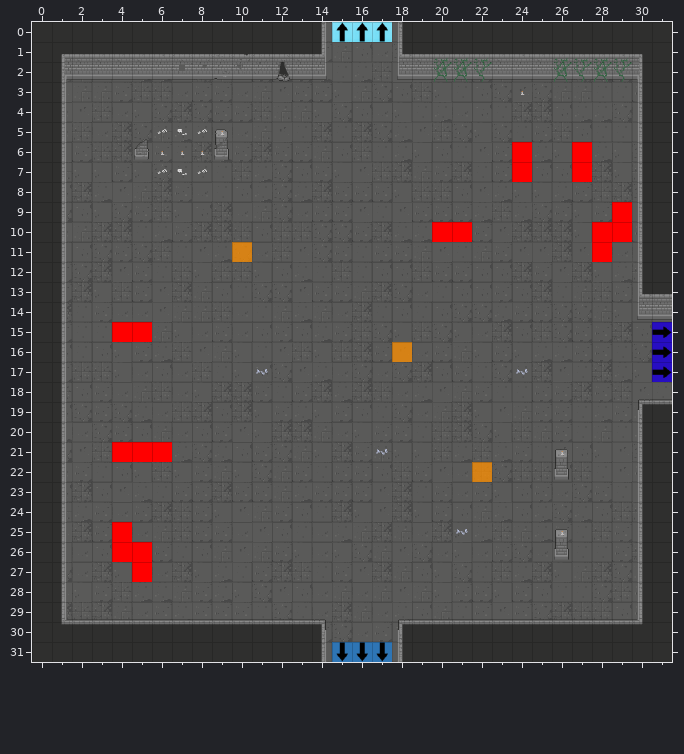
Two versions of a level (Tiled map, GrupaTNT/Assets/Resources/RoomData/ROOM_3_NSE_1.tmx). This is how it looked before the edit.
Cells are 32x32 px. Shown: x 0..31, y 0..31.
After:
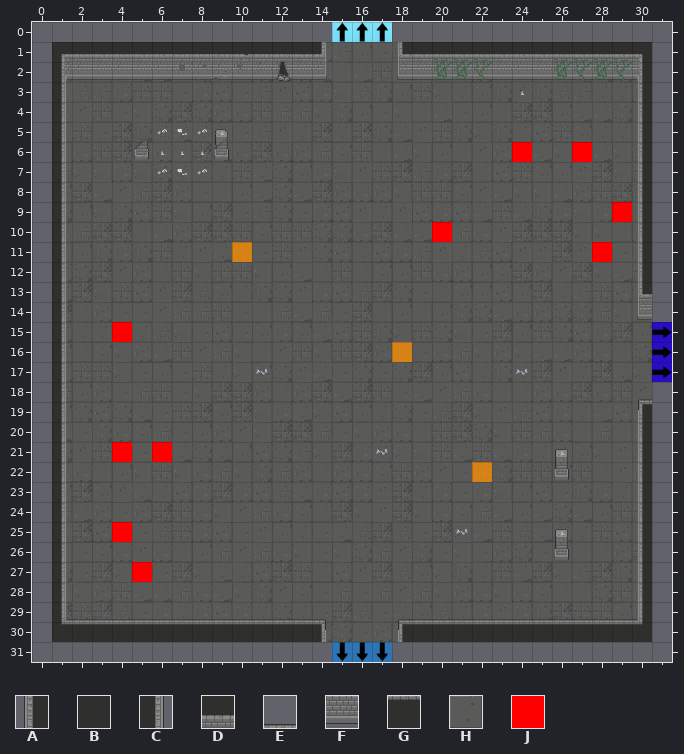
Key: from "Dungeon_Tileset_2": A 16, B 17, C 18, D 33, E 36, F 49, G 52, H 88; from "flags": J 8.
_ is an empty cell, # one hidden under a higher layer.
Change:
Layer "Floor":
y 0: x 14 H -> _; x 18 H -> _
y 14: x 0 # -> _; x 31 H -> _
y 15..17: x 0 # -> _
y 18: x 0 # -> _; x 31 H -> _
y 31: x 14 H -> _; x 18 H -> _
Layer "Walls":
y 0: x 0..14 BBBBBBBBBBBBBBC -> _______________; x 18..31 ABBBBBBBBBBBBB -> ______________
y 1..12: x 0 B -> _; x 31 B -> _
y 13: x 0 B -> _; x 31 D -> _
y 14: x 0 B -> _; x 31 F -> _
y 15..17: x 0 B -> _
y 18: x 0 B -> _; x 31 E -> _
y 19: x 0 B -> _; x 31 G -> _
y 20..30: x 0 B -> _; x 31 B -> _
y 31: x 0..14 BBBBBBBBBBBBBBC -> _______________; x 18..31 ABBBBBBBBBBBBB -> ______________
Layer "Flags":
y 7: x 24 J -> _; x 27 J -> _
y 10: x 21 J -> _; x 28..29 JJ -> __
y 15: x 5 J -> _
y 21: x 5 J -> _
y 26: x 4..5 JJ -> __
Where, in picture pixels (left, top, right, bottom), the same in both pictures:
removed: (32, 22, 332, 662)
removed: (392, 22, 672, 322)
removed: (392, 382, 672, 662)
